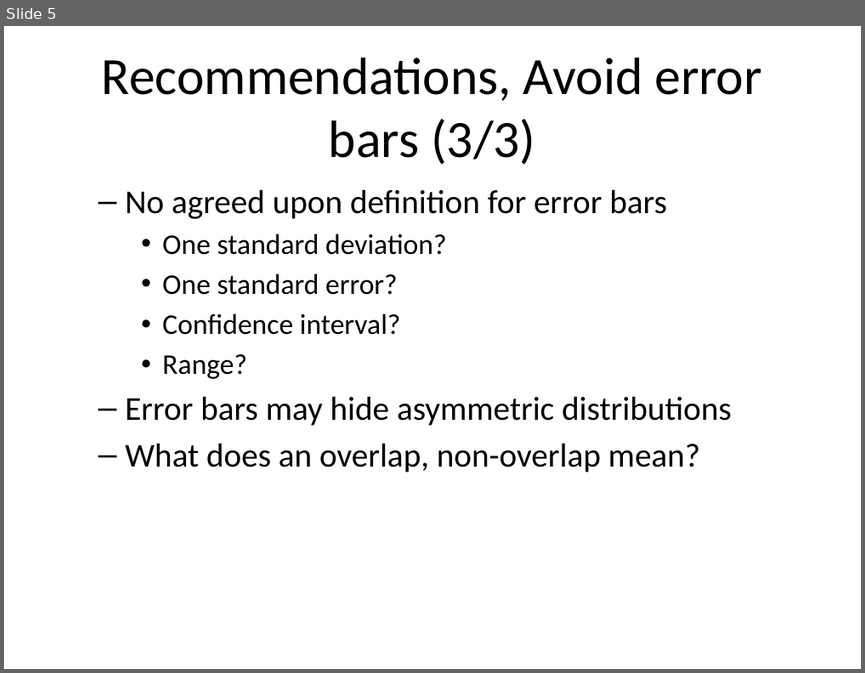
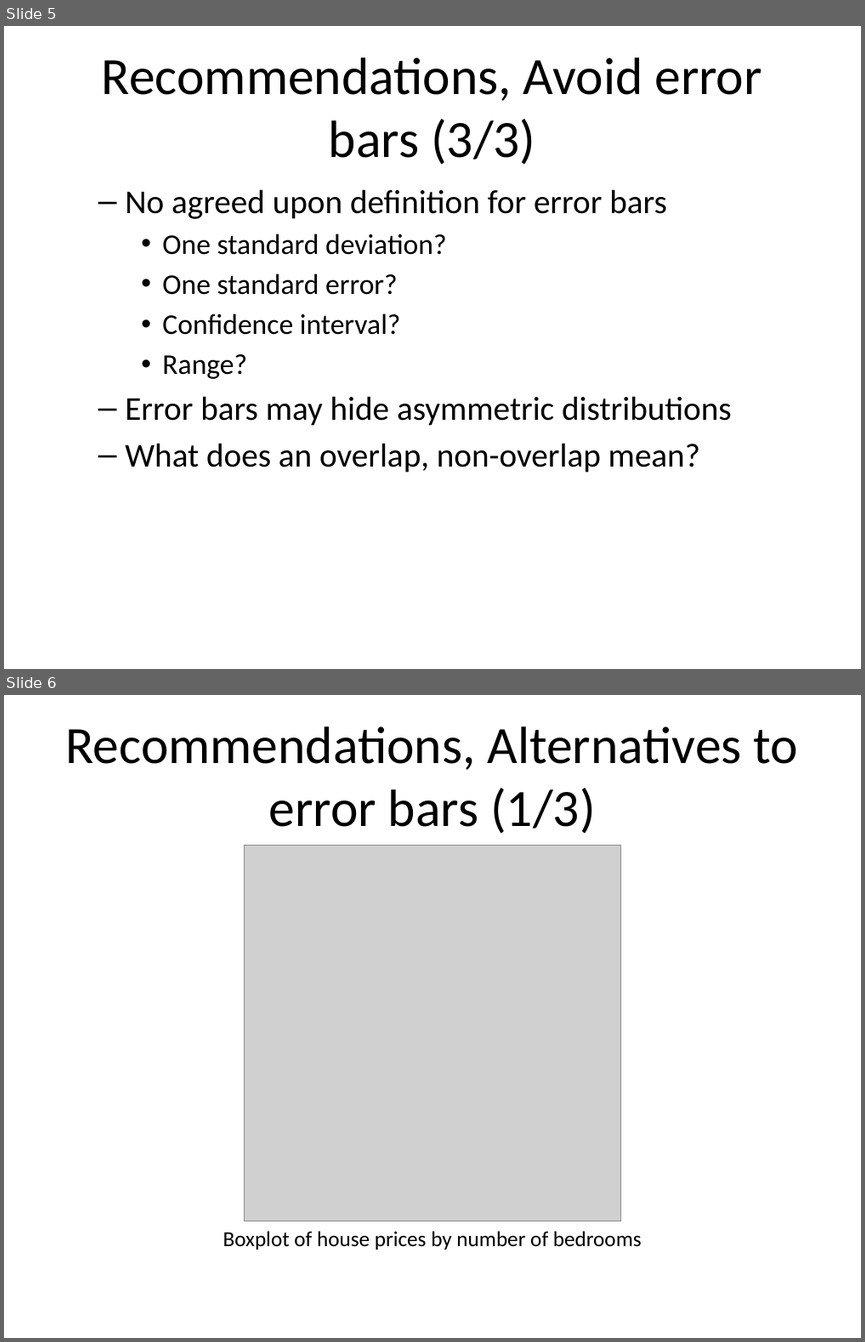
Before and after one commit to pmean/data-visualization, a slide deck: data-viz-03/component/recommendations-linegraphs.pptx. Shown one above the other, each under a label of ours: slide 5 before the commit, slides 5 and 6 after it. The pictures are 865x673 and 865x1342 pixels, drawn with LibreOffice and Linux fonts; fonts in the diff are those of the drawing; grey boxes stand for pictures. Boxes give left, top, right and bottom in pixels: in the first picture for what was removed or moved away, otherwise in the second. Text is boxed around its words. In the diff, an @@ line names an element or a change of style, - is before the commit and + after.

```diff
--- a/data-viz-03/component/recommendations-linegraphs.pptx
+++ b/data-viz-03/component/recommendations-linegraphs.pptx
@@ slide 6 added at <box>4,695,861,1338</box>, background #FFFFFF @@
@@ title added at <box>66,726,799,834</box>, 44 pt, text #000000 @@
+Recommendations, Alternatives to error bars (1/3)
@@ picture added at <box>245,845,621,1221</box> @@
@@ text added at <box>223,1231,642,1249</box>, 18 pt, text #000000 @@
+Boxplot of house prices by number of bedrooms
```
Also in this commit, not shown: 1 slide changed, 13 other slides added, 1 slide removed, 34 other files.
